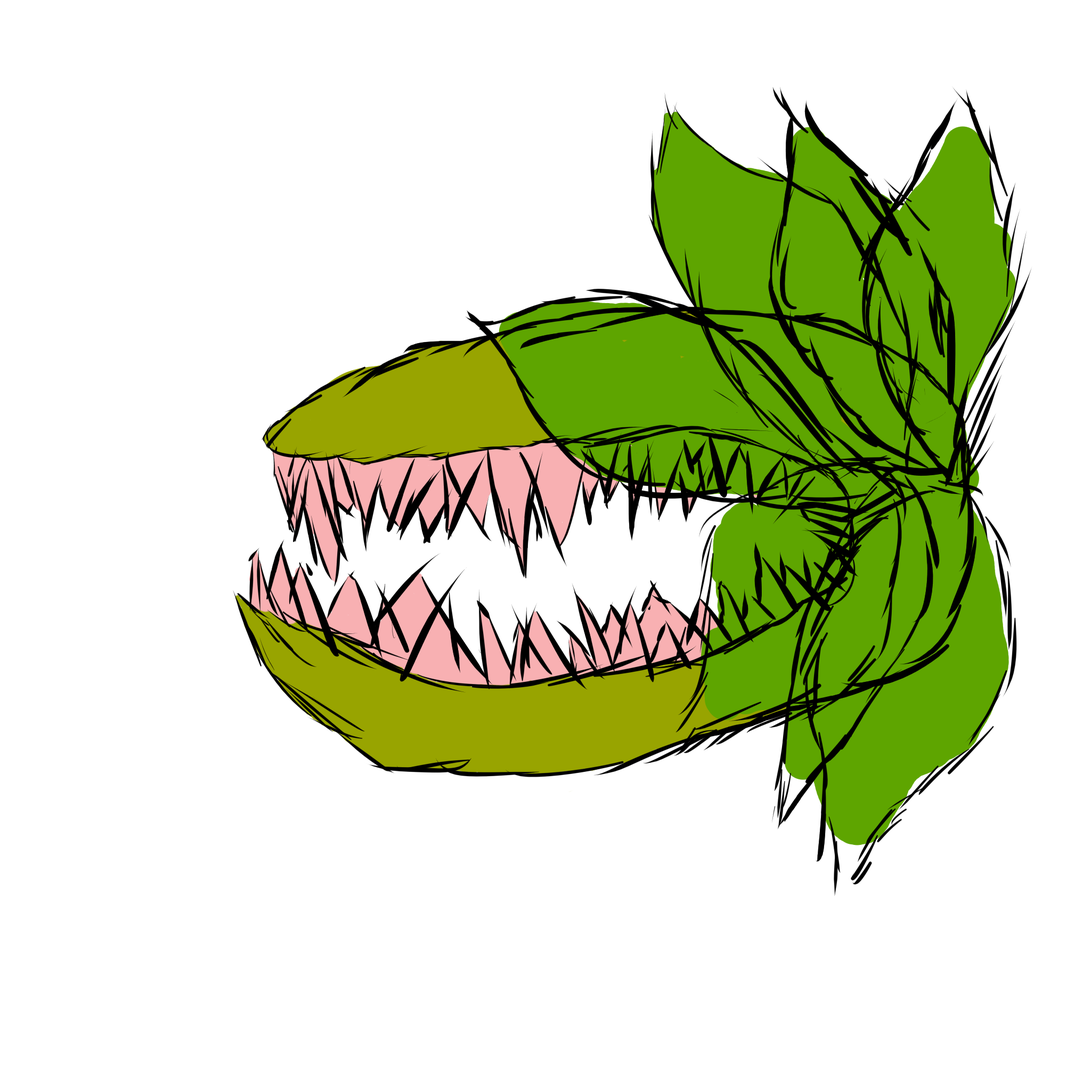
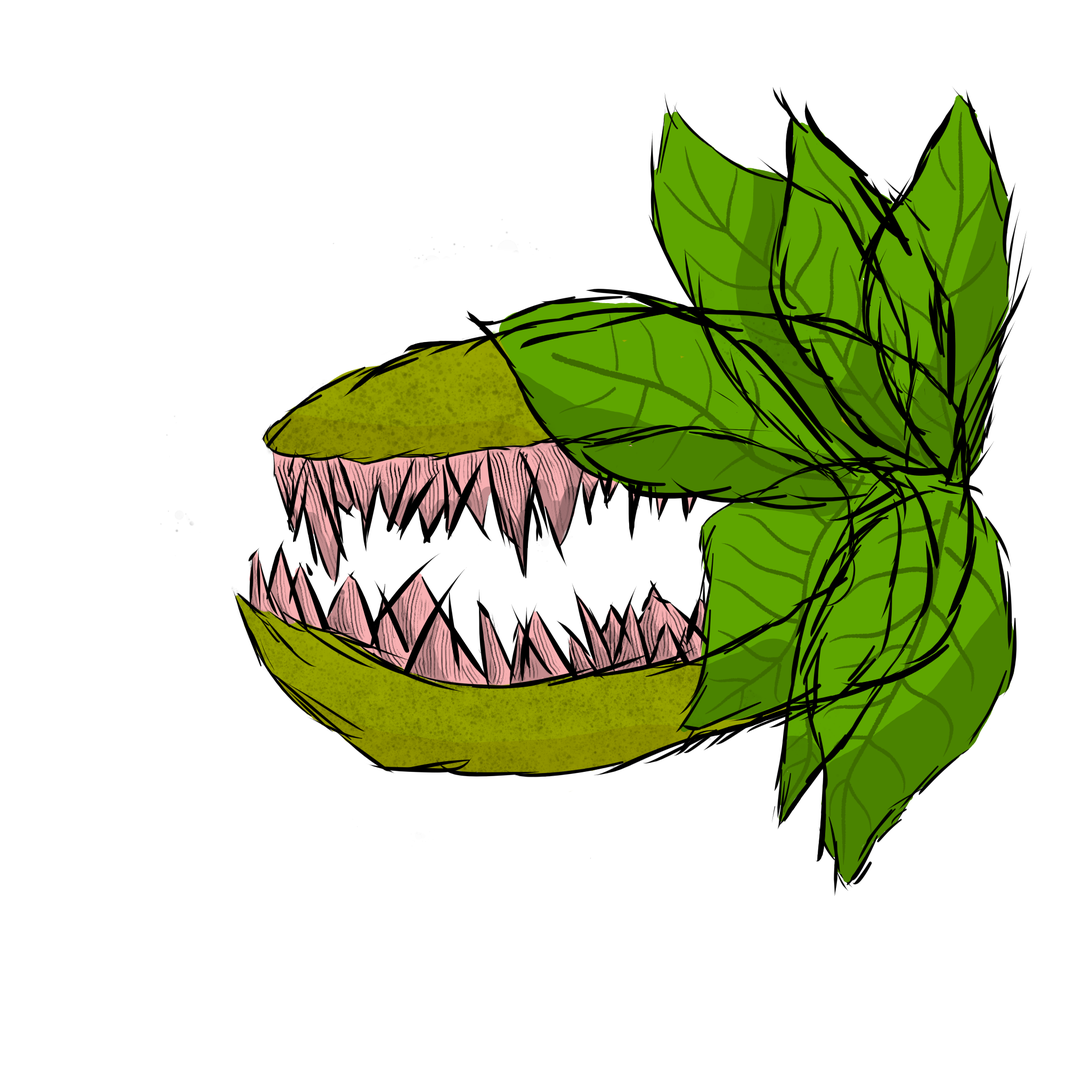
Layered file, before and after one edit (1091x1091). Changes by layer:
painted on "leaves around" over [443, 94, 1017, 892]
painted on "teeth" over [238, 306, 1016, 887]
painted on "face" over [230, 170, 990, 892]
added layer "leaves around effect" above "face effect" over [545, 102, 1017, 887]
added layer "face effect" (60%) above "teeth effect" over [159, 204, 887, 892]
added layer "teeth effect" above "leaves around color" over [159, 204, 887, 892]
painted on "leaves around color" over [477, 94, 1017, 892]
painted on "face color" over [230, 272, 1017, 819]
painted on "teeth color" over [238, 409, 887, 717]
